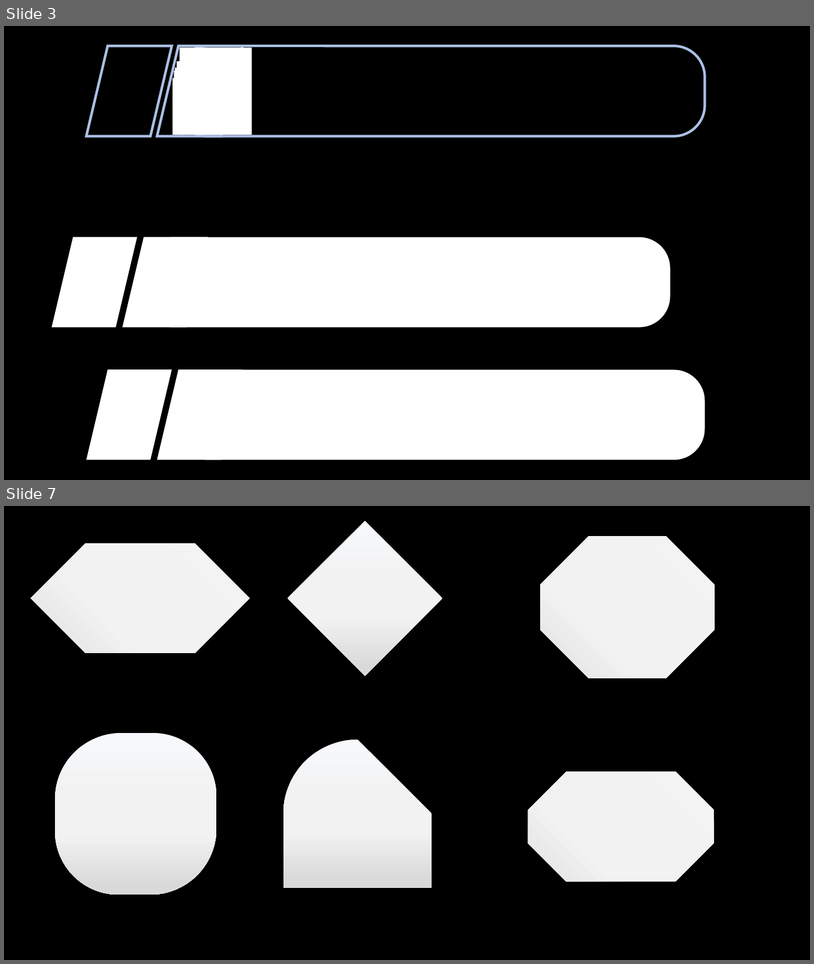
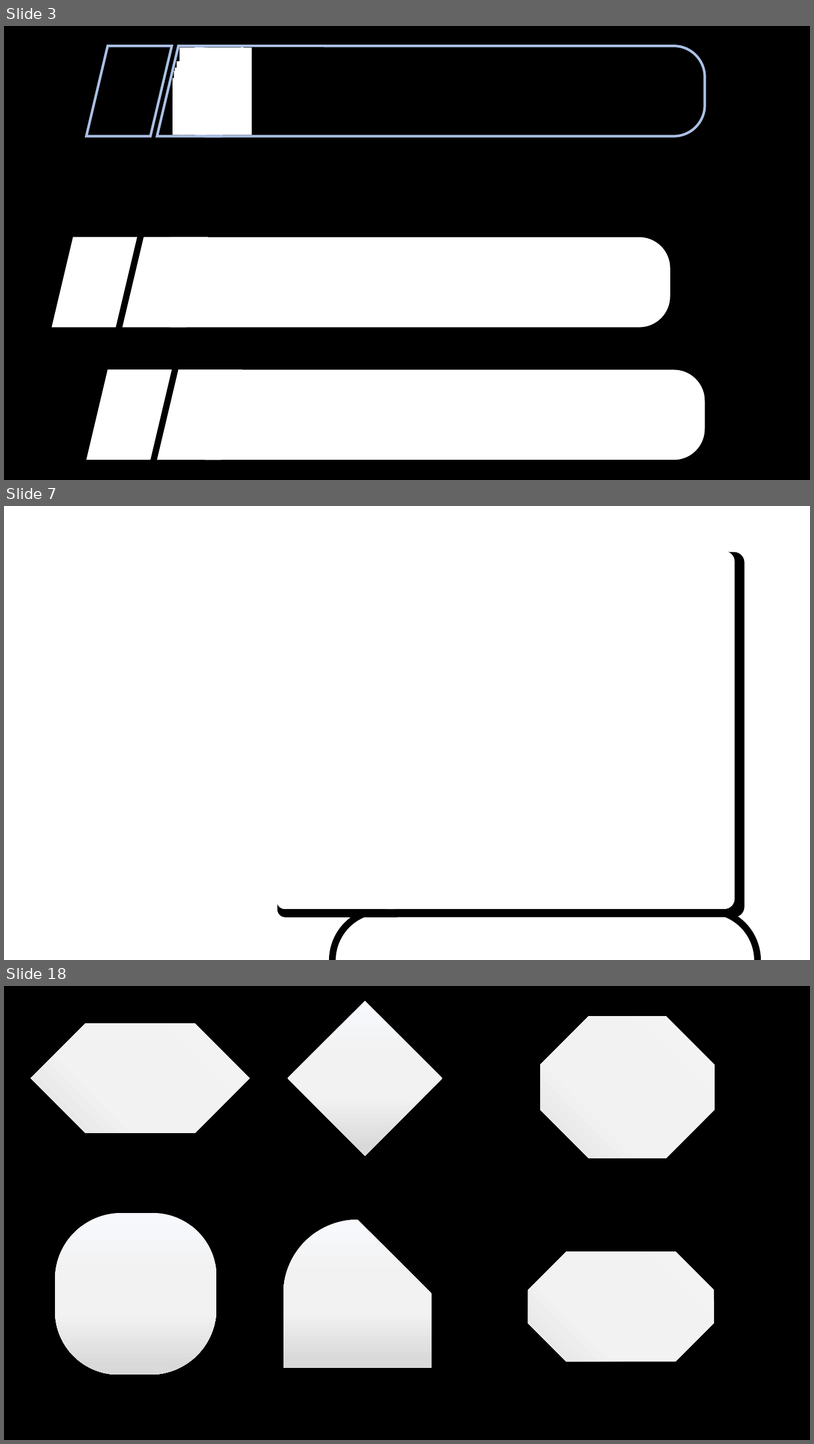
Before and after one commit to YuukiReiya/RhythmGame, a slide deck: resource.pptx. Shown one above the other, each under a label of ours: slides 3 and 7 before the commit, slides 3, 7 and 18 after it; the slides between them are not shown. The pictures are 814x964 and 814x1444 pixels, drawn with LibreOffice and Linux fonts; fonts in the diff are those of the drawing. Boxes give left, top, right and bottom in pixels: in the first picture for what was removed or moved away, otherwise in the second. Text is boxed around its words. In the diff, an @@ line names an element or a change of style, - is before the commit and + after.

```diff
--- a/resource.pptx
+++ b/resource.pptx
@@ slide 7 added at bbox=[4, 506, 810, 960], background #FFFFFF @@
@@ rounded rectangle added at bbox=[378, 552, 735, 909], fill #FFFFFF @@
@@ rounded rectangle added at bbox=[380, 552, 745, 917], fill #000000 @@
@@ round same rect added at bbox=[278, 791, 395, 909], fill #FFFFFF @@
@@ round same rect added at bbox=[278, 797, 398, 918], fill #000000 @@
@@ rounded rectangle added at bbox=[332, 910, 758, 960], outline #000000 8 pt @@
@@ what was slide 7 is now slide 18 @@
```
Also in this commit, not shown: 4 slides changed, 10 other slides added.
